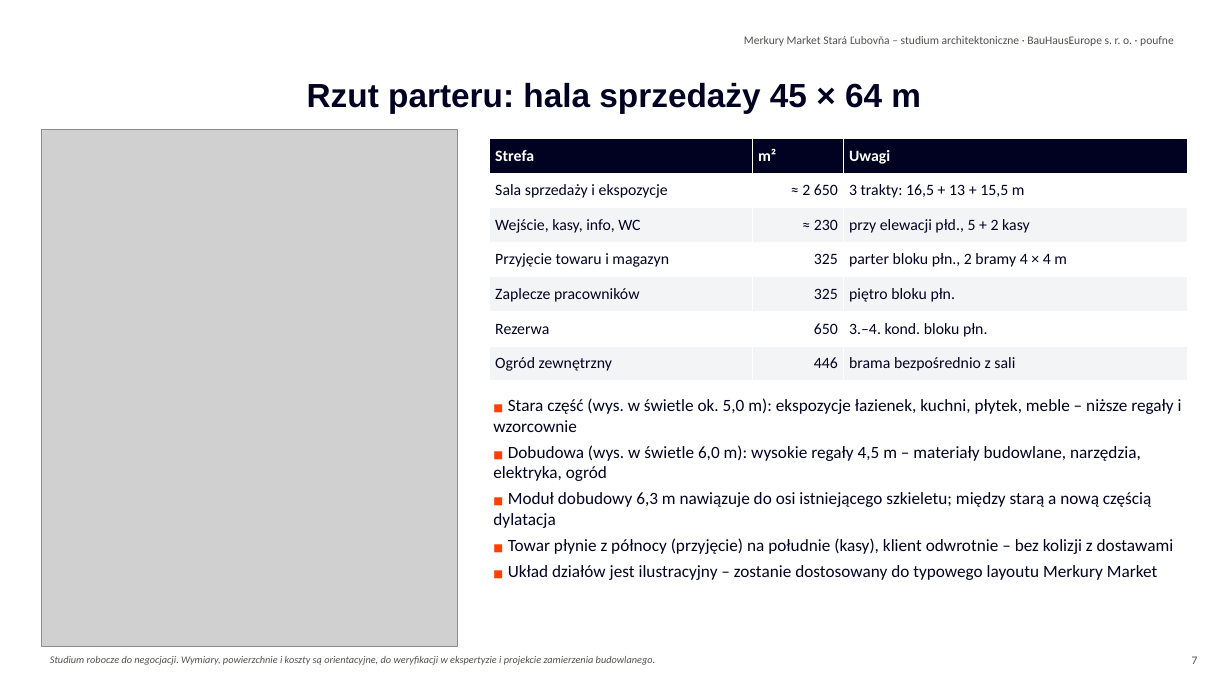
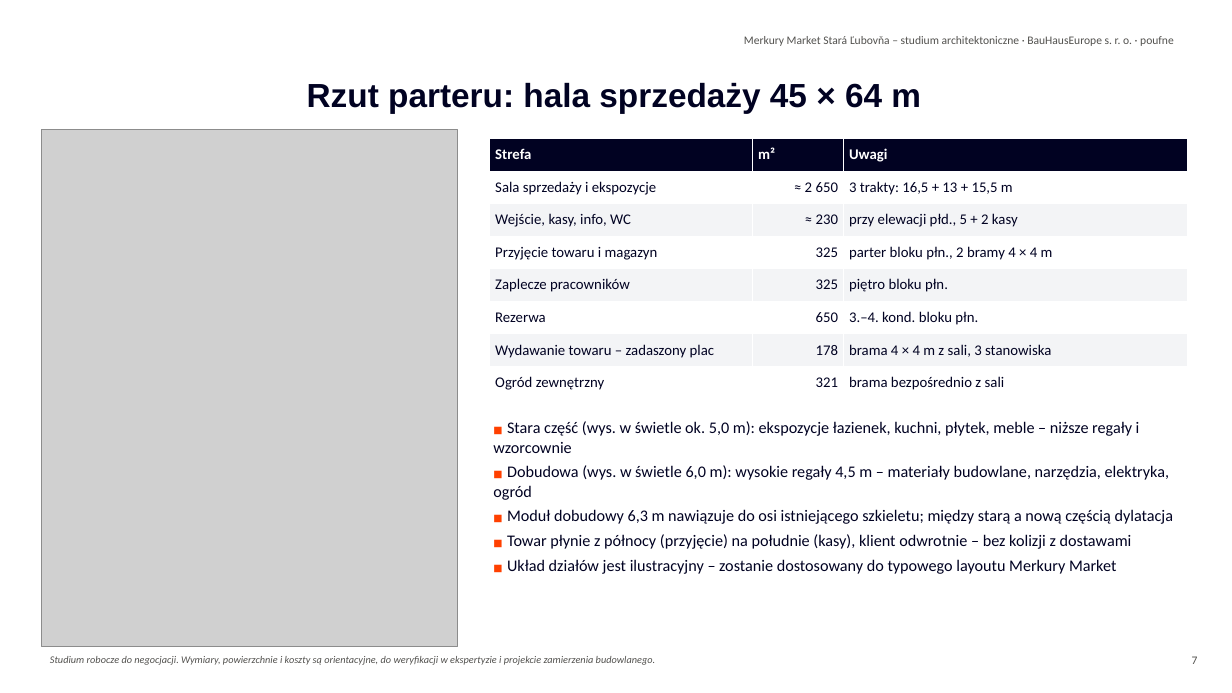
Before and after one commit to Lubo585/Lubo585, a slide deck: slide 7 of business-plan/studia-merkury-market/variant-B-sanacia/Merkury_Market_Stara_Lubovna_wariant_B_modernizacja_dobudowa_PL.pptx. Drawn at 1232x693 pixels with LibreOffice and Linux fonts; fonts in the diff are those of the drawing; grey boxes stand for pictures; background and template pictures are left out. Boxes give left, top, right and bottom in pixels: in the first picture for what was removed or moved away, otherwise in the second. Text is boxed around its words. In the diff, an @@ line names an element or a change of style, - is before the commit and + after.

```diff
--- a/business-plan/studia-merkury-market/variant-B-sanacia/Merkury_Market_Stara_Lubovna_wariant_B_modernizacja_dobudowa_PL.pptx
+++ b/business-plan/studia-merkury-market/variant-B-sanacia/Merkury_Market_Stara_Lubovna_wariant_B_modernizacja_dobudowa_PL.pptx
@@ table at (x1=490, y1=139, x2=1187, y2=399) @@
-row 7: Ogród zewnętrzny | 446 | brama bezpośrednio z sali
+row 7: Wydawanie towaru – zadaszony plac | 178 | brama 4 × 4 m z sali, 3 stanowiska
+row 8: Ogród zewnętrzny | 321 | brama bezpośrednio z sali
@@ text "■ Stara część (wys. w ..." moved from (x1=493, y1=398, x2=1182, y2=580) to (x1=493, y1=421, x2=1174, y2=574) @@
@@ text "■ Stara część (wys. w ..." at (x1=493, y1=421, x2=1174, y2=574): size 8.1 to 7.6 pt in "■", "■", "■", "■" and 1 more places; size 13.4 to 12.7 pt @@
```
Also in this commit, not shown: 19 other slides changed, 1 slide added, 26 other files.
